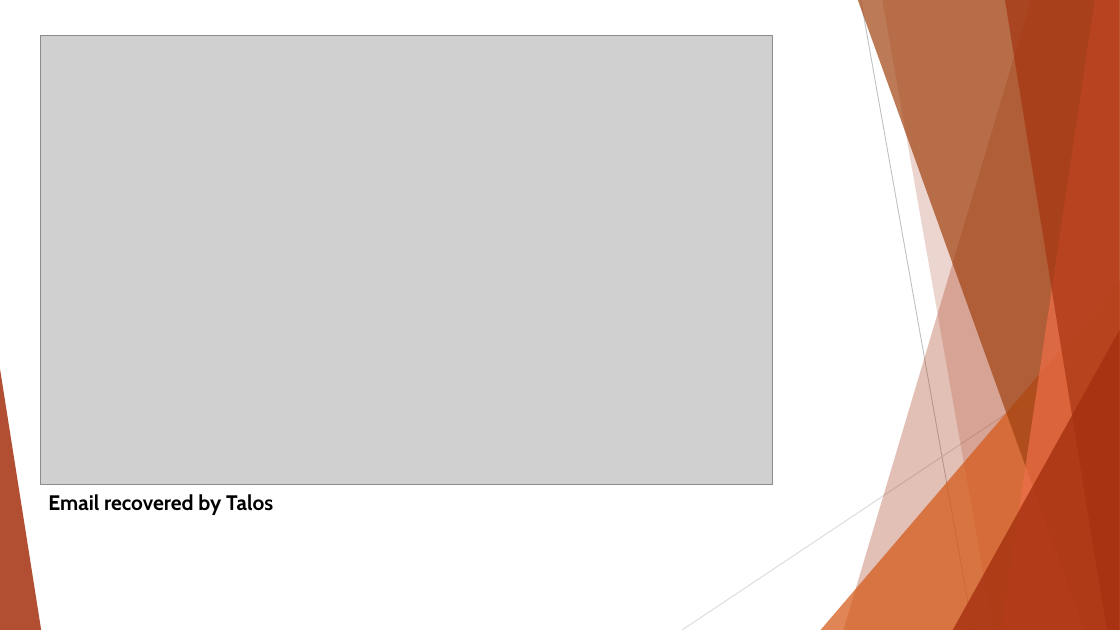
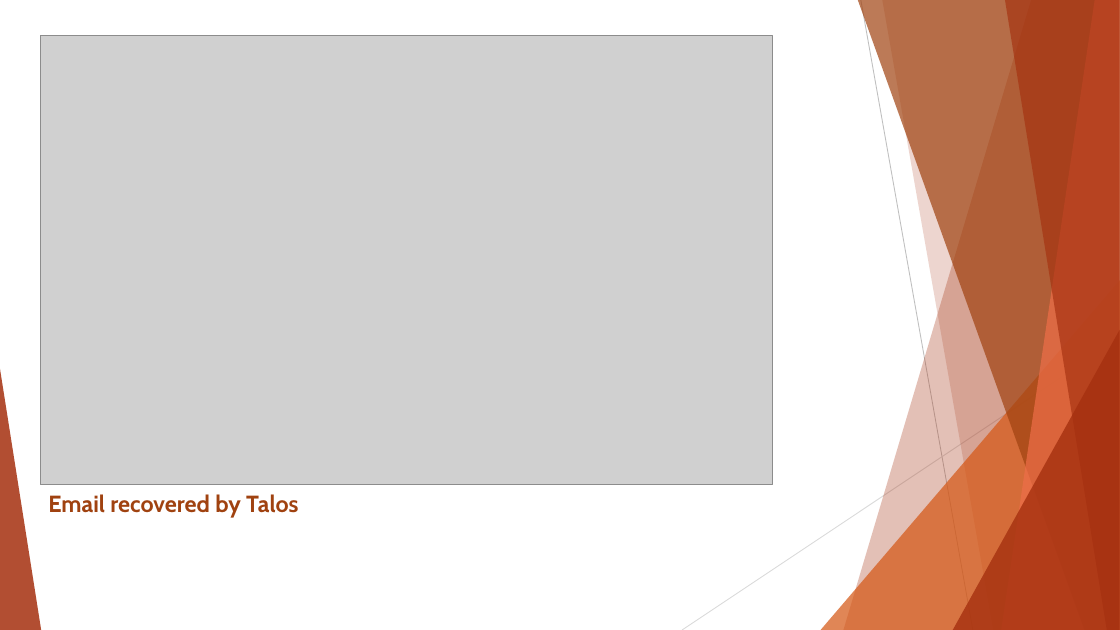
Before and after one commit to AlexMolodyh/CS363, a slide deck: slide 2 of Week10/presentation/Rombertik/Don’t mess with the Rombertik.pptx (slide 5 before the commit). Drawn at 1120x630 pixels with LibreOffice and Linux fonts; fonts in the diff are those of the drawing; grey boxes stand for pictures. Boxes give left, top, right and bottom in pixels: in the first picture for what was removed or moved away, otherwise in the second. Text is boxed around its words. In the diff, an @@ line names an element or a change of style, - is before the commit and + after.

```diff
--- a/Week10/presentation/Rombertik/Don’t mess with the Rombertik.pptx
+++ b/Week10/presentation/Rombertik/Don’t mess with the Rombertik.pptx
@@ text "Email recovered by Talos" at box(48, 494, 298, 518): size 18 to 20 pt, text colour #000000 to #A04210 @@
```
Also in this commit, not shown: 5 other slides changed, 1 slide added, 3 slides removed, 4 other files.
